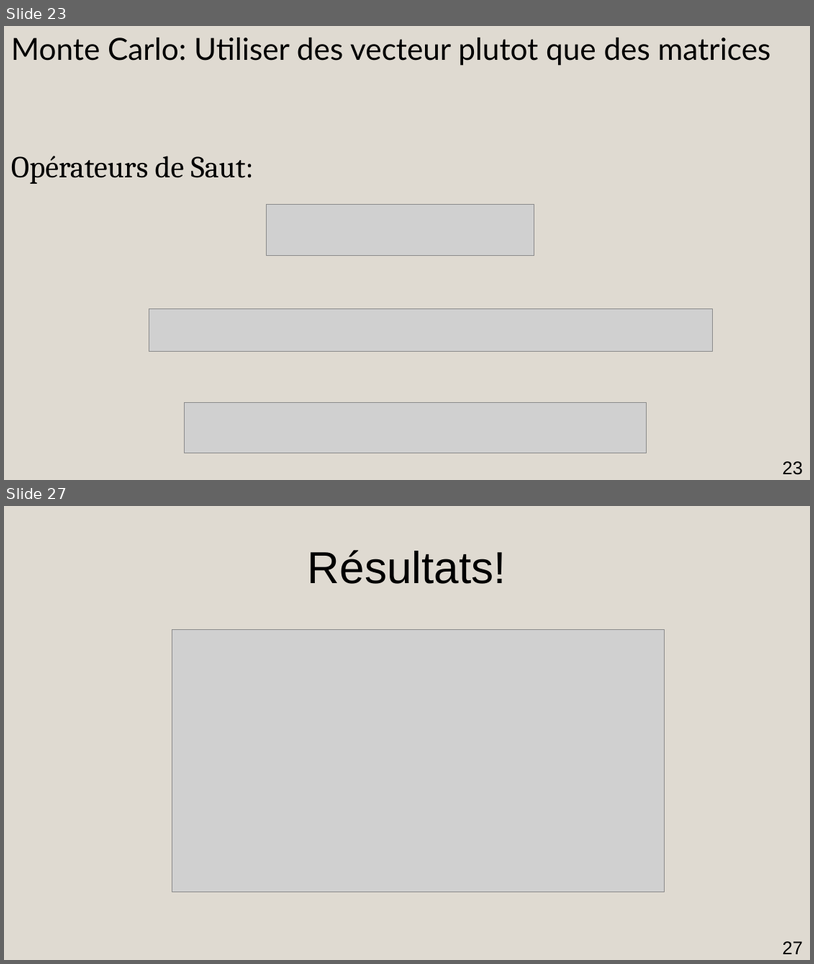
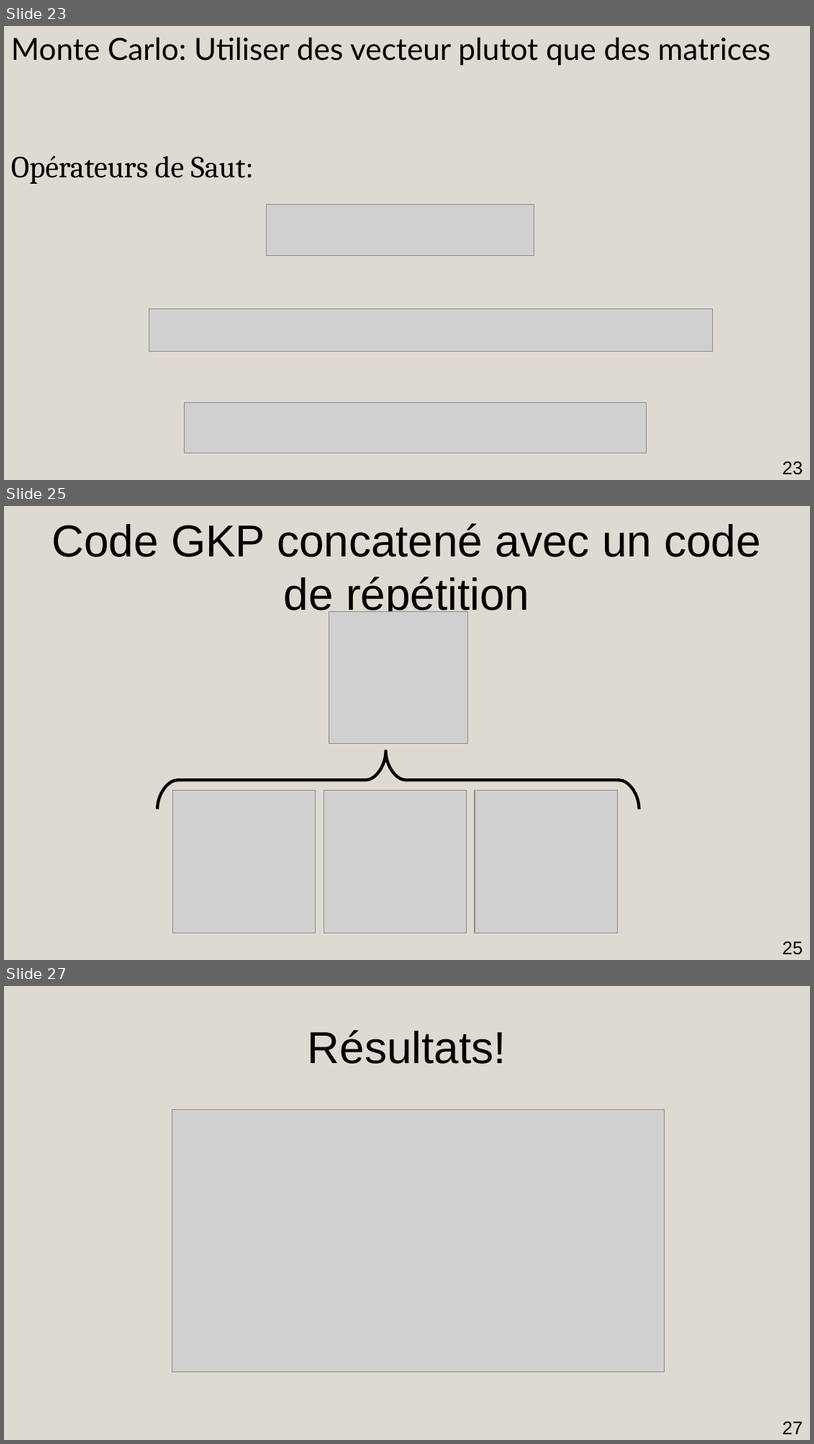
Before and after one commit to AmdaU/presentations, a slide deck: Seminaire/Seminaire.odp. Shown one above the other, each under a label of ours: slides 23 and 27 before the commit, slides 23, 25 and 27 after it; the slides between them are not shown. The pictures are 814x964 and 814x1444 pixels, drawn with LibreOffice and Linux fonts; fonts in the diff are those of the drawing; grey boxes stand for pictures. Boxes give left, top, right and bottom in pixels: in the first picture for what was removed or moved away, otherwise in the second. Text is boxed around its words. In the diff, an @@ line names an element or a change of style, - is before the commit and + after.

```diff
--- a/Seminaire/Seminaire.odp
+++ b/Seminaire/Seminaire.odp
@@ slide 25 added at box(4, 506, 810, 960), background #DFDAD1 @@
@@ title added at box(52, 523, 761, 618), 44 pt, text #000000 @@
+Code GKP concatené avec un code de répétition
@@ picture added at box(329, 611, 468, 744) @@
@@ freeform shape added at box(157, 751, 640, 809), outline #000000 3 pt @@
@@ picture added at box(173, 790, 316, 933) @@
@@ picture added at box(324, 790, 466, 934) @@
@@ picture added at box(476, 790, 618, 933) @@
@@ page number added at box(783, 941, 803, 955), 18 pt, text #000000 @@
+25
```
Also in this commit, not shown: 3 slides changed, 2 other slides added, 3 slides removed, 1 other file.
